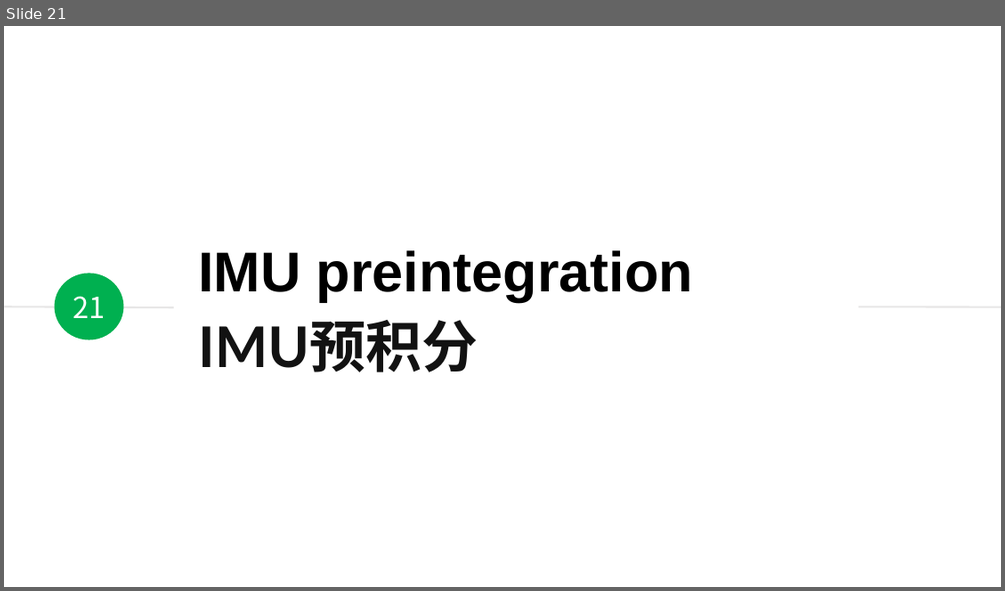
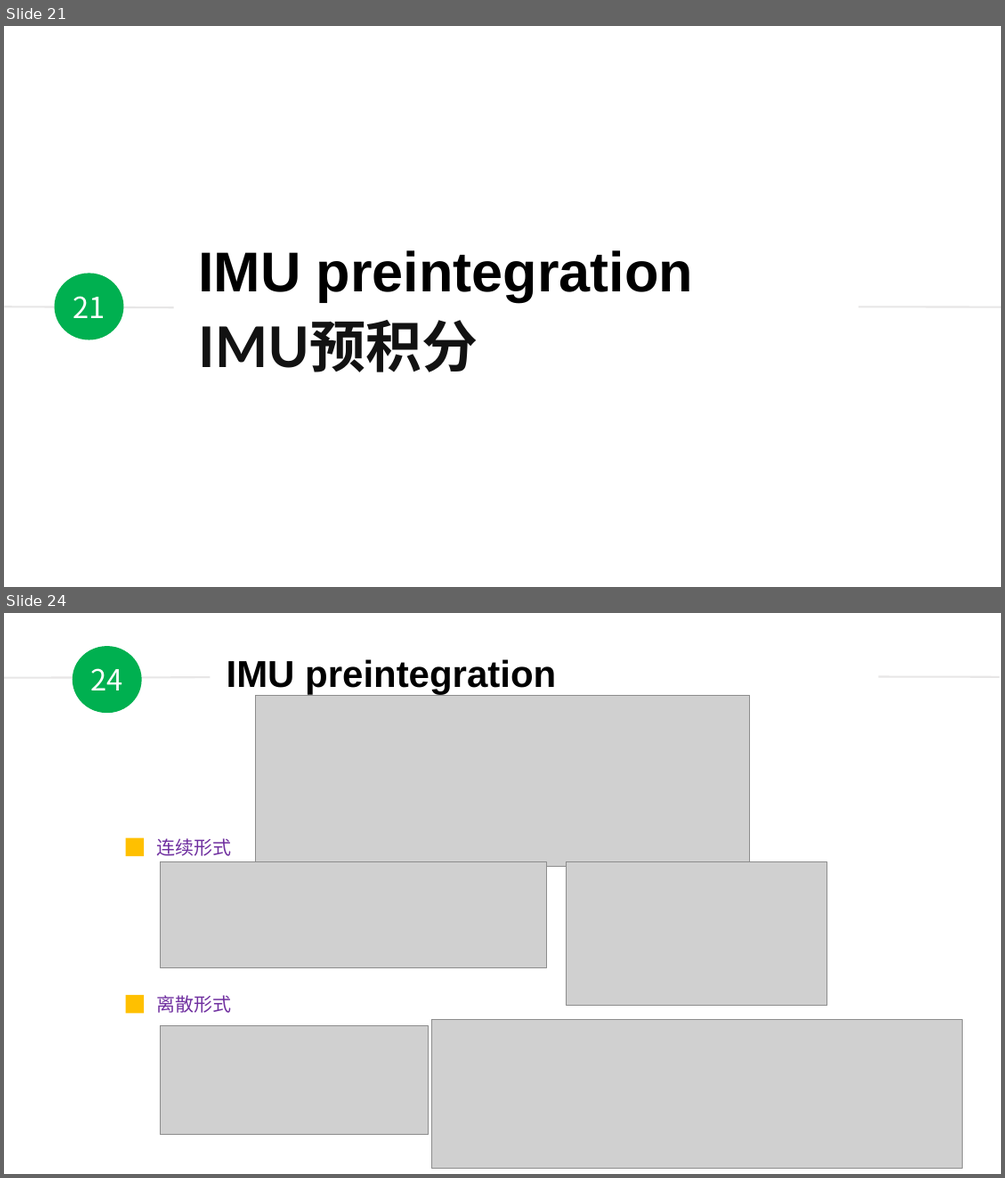
Before and after one commit to duyongquan/LTSLAM, a slide deck: docs/pptx/VINS/09-VINS-IMU预积分.pptx. Shown one above the other, each under a label of ours: slide 21 before the commit, slides 21 and 24 after it; the slides between them are not shown. The pictures are 1005x591 and 1005x1178 pixels, drawn with LibreOffice and Linux fonts; fonts in the diff are those of the drawing; grey boxes stand for pictures. Boxes give left, top, right and bottom in pixels: in the first picture for what was removed or moved away, otherwise in the second. Text is boxed around its words. In the diff, an @@ line names an element or a change of style, - is before the commit and + after.

```diff
--- a/docs/pptx/VINS/09-VINS-IMU预积分.pptx
+++ b/docs/pptx/VINS/09-VINS-IMU预积分.pptx
@@ slide 24 added at [4, 613, 1001, 1174], background #FFFFFF @@
@@ group added at [4, 646, 1000, 713]: 2 lines, 1 ellipse, 1 text @@
+24
+IMU preintegration
@@ picture added at [255, 695, 750, 866] @@
@@ rectangle added at [126, 838, 145, 856], fill #FFC000 @@
@@ text added at [157, 838, 232, 856], 18 pt, text #7030A0 @@
+连续形式
@@ picture added at [160, 862, 546, 968] @@
@@ picture added at [566, 862, 826, 1005] @@
@@ rectangle added at [126, 995, 145, 1013], fill #FFC000 @@
@@ text added at [157, 995, 232, 1013], 18 pt, text #7030A0 @@
+离散形式
@@ picture added at [160, 1026, 428, 1135] @@
@@ picture added at [432, 1020, 962, 1168] @@
```
Also in this commit, not shown: 2 slides changed, 8 other slides added.
